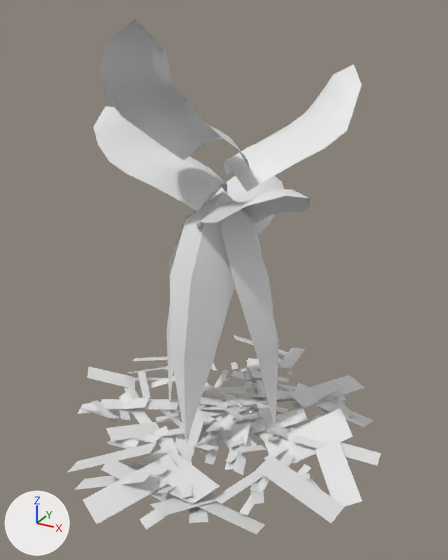
An edit to the OBJ model game/assets/models/plants/SM_Plant_CalatheaClump_Leaf.obj, drawn before and after from the same camera.
Both versions are drawn from a 50 mm camera at (1.95, -3.54, 2.98) aimed at (0.04, -0.06, 1.24). The lights are fixed; the arrows at lower left show +X, +Y and +Z. The first picture is the older version. Where no turn or scale is listed for an object, it has been applied to the vertices. Vertices at exactly the same position are counted once.

The first picture shows 'SM_Plant_CalatheaClump_Leaf'.
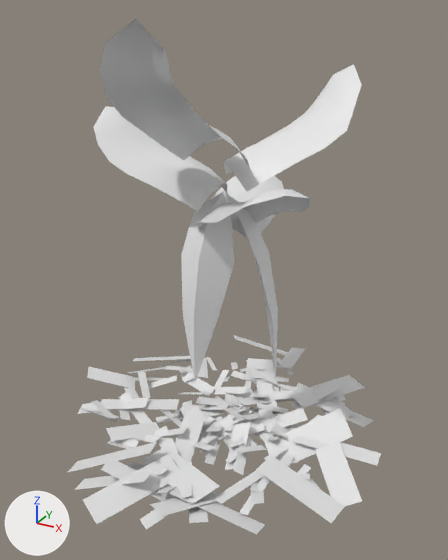
Location of each change, (x1, y1, x2, y2) in pixels of the pictures (448 x 560 px):
```json
{"part": 1, "of": "me_sm_plant_calatheaclump_leaf", "change": "cut back", "before": [167, 191, 279, 442], "after": [181, 192, 278, 382]}
```

Scene script edits in JSON lines:
```json
{"block": "me_sm_plant_calatheaclump_leaf", "where": "# used by ob_sm_plant_calatheaclump_leaf; location = (0.0, 0.0, 0.0)"}
{"op": "remove", "block": "me_sm_plant_calatheaclump_leaf", "code": "me_sm_plant_calatheaclump_leaf.from_pydata(...)  # 887 vertices, 648 faces; spans x -1.29..1.23, y -1.34..1.31, z -0.1..2.93"}
{"op": "add", "block": "me_sm_plant_calatheaclump_leaf", "code": "me_sm_plant_calatheaclump_leaf.from_pydata(...)  # 857 vertices, 612 faces; spans x -1.29..1.23, y -1.34..1.31, z -0.1..2.93"}
{"block": "me_sm_plant_calatheaclump_leaf", "change": "me_sm_plant_calatheaclump_leaf part 1"}
{"block": "me_sm_plant_calatheaclump_leaf", "change": "30 vertices are removed from x -0.55..0.2, y -0.49..0.37, z -0.1..1.71"}
{"block": "me_sm_plant_calatheaclump_leaf", "change": "40 faces are deleted"}
{"block": "me_sm_plant_calatheaclump_leaf", "change": "20 vertices move from x -0.43..0.48, y -0.29..0.38, z 0.1..1.71 to x -0.18..0.37, y -0.37..0.27, z 0.38..1.75"}
{"block": "me_sm_plant_calatheaclump_leaf", "change": "4 new faces join them"}
```
